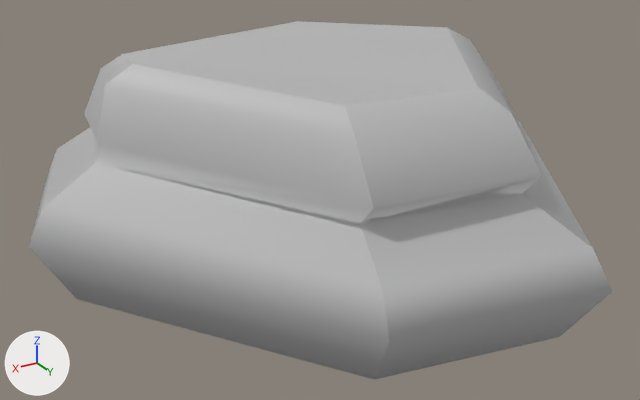
One commit to the FBX model KickshotProject/Assets/Models/Levels/Desert_FlatRock04.fbx: the scene before it, then after it.
Before and after are seen from a 50 mm camera at (0.08, 0.0597, 0.026) aimed at (0.0443, 0.0002, -0.0038). Every picture has the same lights, and +X, +Y and +Z are marked at lower left. Where no turn or scale is listed for an object, it has been applied to the vertices.

The first picture shows 'Desert_FlatRock02:pCylinder1'.
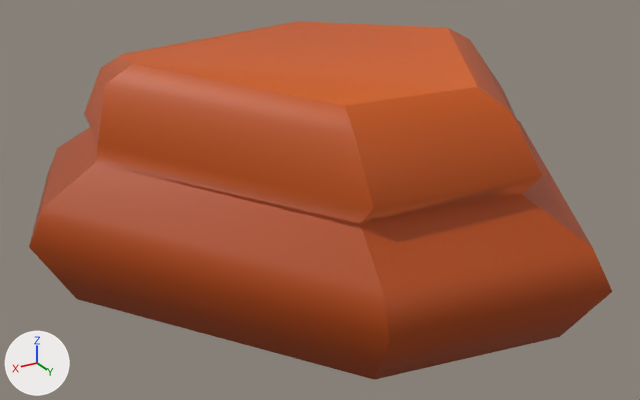
Boxes (x1, y1, x2, y2) around the edits, measured in the pictures (640 x 400 px):
'Desert_FlatRock02:pCylinder1', surface changed (grey to brown): (29, 21, 612, 380) in both

Patch to the scene script:
```diff
--- a/KickshotProject/Assets/Models/Levels/Desert_FlatRock04.fbx.py
+++ b/KickshotProject/Assets/Models/Levels/Desert_FlatRock04.fbx.py
@@ img_redrock3_png @@
+img_redrock3_png = load_image('redrock3.png', 'Materials/redrock3.png', 2048, 2048, 'sRGB')
@@ mat_lambert1 @@
 mat_lambert1 = principled_material('lambert1')
-mat_lambert1.base_color = (0.5, 0.5, 0.5)  # grey #bcbcbc
+mat_lambert1.texture = img_redrock3_png
```
